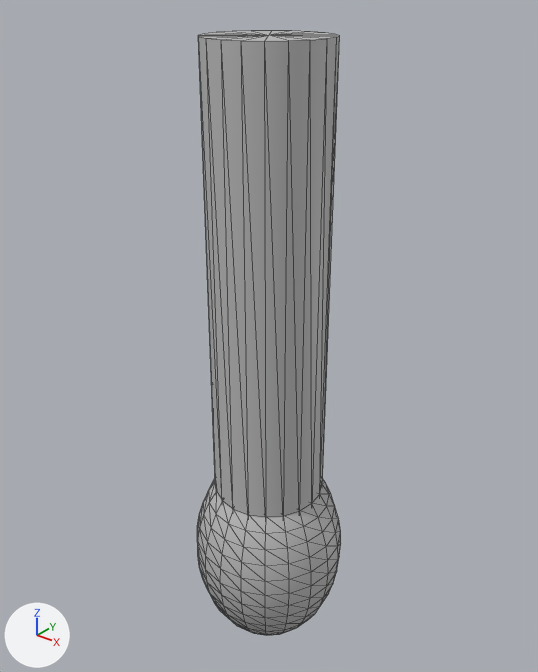
Two versions of the FBX model Assets/PlayerFbx/FootLegs.fbx, one commit apart.
One viewpoint serves both versions: a camera (50 mm lens) standing at (0.0355, -0.0443, 0.0597) and looking at (-0.001, 0.0013, 0.0314). Arrows for +X, +Y and +Z are at lower left; the lights stay in place. Mesh edges are drawn as thin lines. Where no turn or scale is listed for an object, it has been applied to the vertices. Vertices at the same position are counted once.
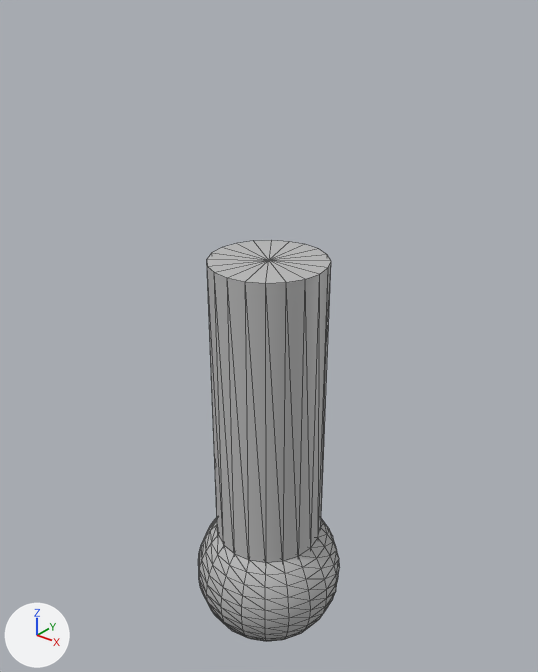
What the commit changed:
me_mesh has 42 vertices, 80 faces and spans x -0.005..0.005, y -0.005..0.005, z -0.02..0.02.
me_mesh is used by ob_pcylinder1; location (0.0, 0.0, 0.0358).
me_mesh part 1: the whole mesh is scaled about its middle by (1, 1, 0.7).
me_mesh_001 has 382 vertices, 760 faces and spans x -0.007..0.007, y -0.007..0.007, z -0.01..0.01.
me_mesh_001 is used by ob_psphere1; location (0.0, 0.0, 0.01).
me_mesh_001 part 2: the whole mesh is scaled about its middle by (1, 1, 0.7).
Object 'pCylinder1' (ob_pcylinder1) moves from (0.0, 0.0, 0.0358) to (0.0, 0.0, 0.025).
Object 'pSphere1' (ob_psphere1) moves from (0.0, 0.0, 0.01) to (0.0, 0.0, 0.007).

Location of each change, (x1, y1, x2, y2) in pixels of the pictures (538 x 672 px):
'pCylinder1', mesh rescaled, moved (13% narrower, 34% shorter): before (198, 30, 340, 518); after (207, 240, 331, 563)
'pSphere1', mesh rescaled, moved (22% shorter): before (197, 479, 341, 636); after (198, 518, 340, 641)
